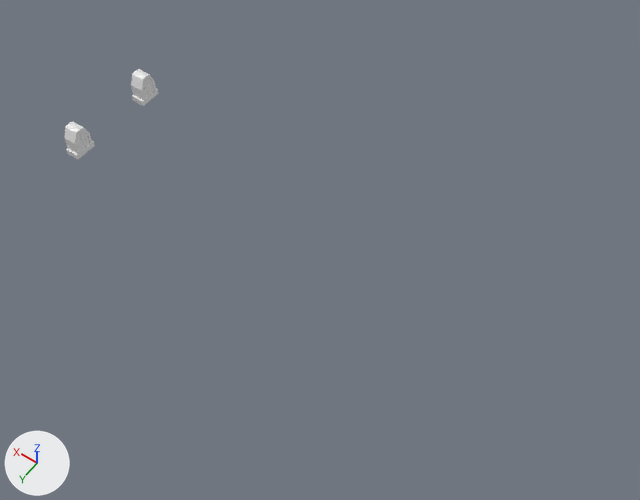
Renders of the OBJ model model/Buildings/Phaeena's Shop/Phaeena's Shop1.obj from each side of a commit.
Before and after are seen from a 50 mm camera at (-13.1, 20.8, 29.8) aimed at (0.3, 2.0, 0.2). Every picture has the same lights, and +X, +Y and +Z are marked at lower left. Where no turn or scale is listed for an object, it has been applied to the vertices.

The scene before the commit, as lines of its bpy script (objects in view):
```python
me_walls_001 = bpy.data.meshes.new('Walls.001')
me_walls_001.from_pydata(...)  # 95 vertices, 128 faces; spans x 11.868..12.535, y -0.842..0.232, z 0.896..2.363
me_walls_002 = bpy.data.meshes.new('Walls.002')
me_walls_002.from_pydata(...)  # 95 vertices, 128 faces; spans x 11.868..12.535, y 3.454..4.528, z 0.896..2.363
ob_walls_001 = bpy.data.objects.new('Walls.001', me_walls_001)
ob_walls_001.location = (0.0, 0.0, 0.0)
ob_walls_002 = bpy.data.objects.new('Walls.002', me_walls_002)
ob_walls_002.location = (0.0, 0.0, 0.0)
```
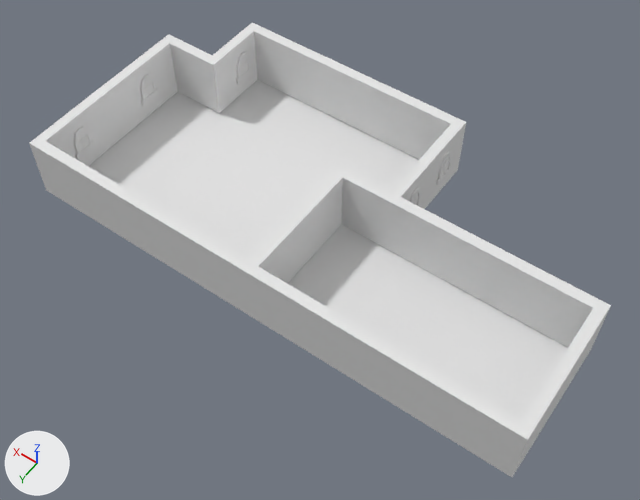
The change in detail:
Mesh me_walls_015 is new.
It has 95 vertices, 128 faces and spans x 9.2..9.845, y -4.675..-3.601, z 0.896..2.363.
Mesh me_walls_004 is new.
It has 95 vertices, 128 faces and spans x -2.066..-1.421, y -2.052..-0.978, z 0.896..2.363.
Mesh me_walls_003 is new.
It has 95 vertices, 128 faces and spans x -2.066..-1.421, y -4.607..-3.533, z 0.896..2.363.
Mesh me_vert is new.
It has 239 vertices, 390 faces and spans x -11.1..12.4, y -5.6..6.2, z -0.1..3.0.
Object 'Walls.015' (ob_walls_015) is new; it shows me_walls_015.
Its location is (0.0, 0.0, 0.0).
Object 'Walls.004' (ob_walls_004) is new; it shows me_walls_004.
Its location is (0.0, 0.0, 0.0).
Object 'Walls.003' (ob_walls_003) is new; it shows me_walls_003.
Its location is (0.0, 0.0, 0.0).
Object 'Vert' (ob_vert) is new; it shows me_vert.
Its location is (0.0, 0.0, 0.0).

Changed parts and their boxes [x1, y1, x2, y2] in the pictures (640 x 500 px):
'Vert', added: after [29, 23, 611, 477]
'Walls.015', added: after [236, 52, 252, 84]
'Walls.003', added: after [436, 152, 452, 185]
'Walls.004', added: after [410, 188, 421, 207]
